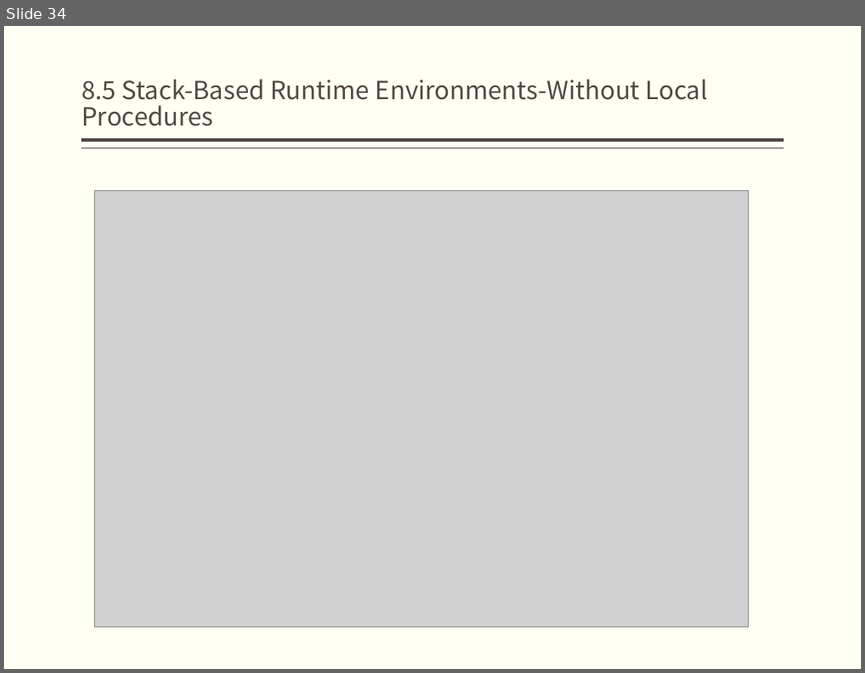
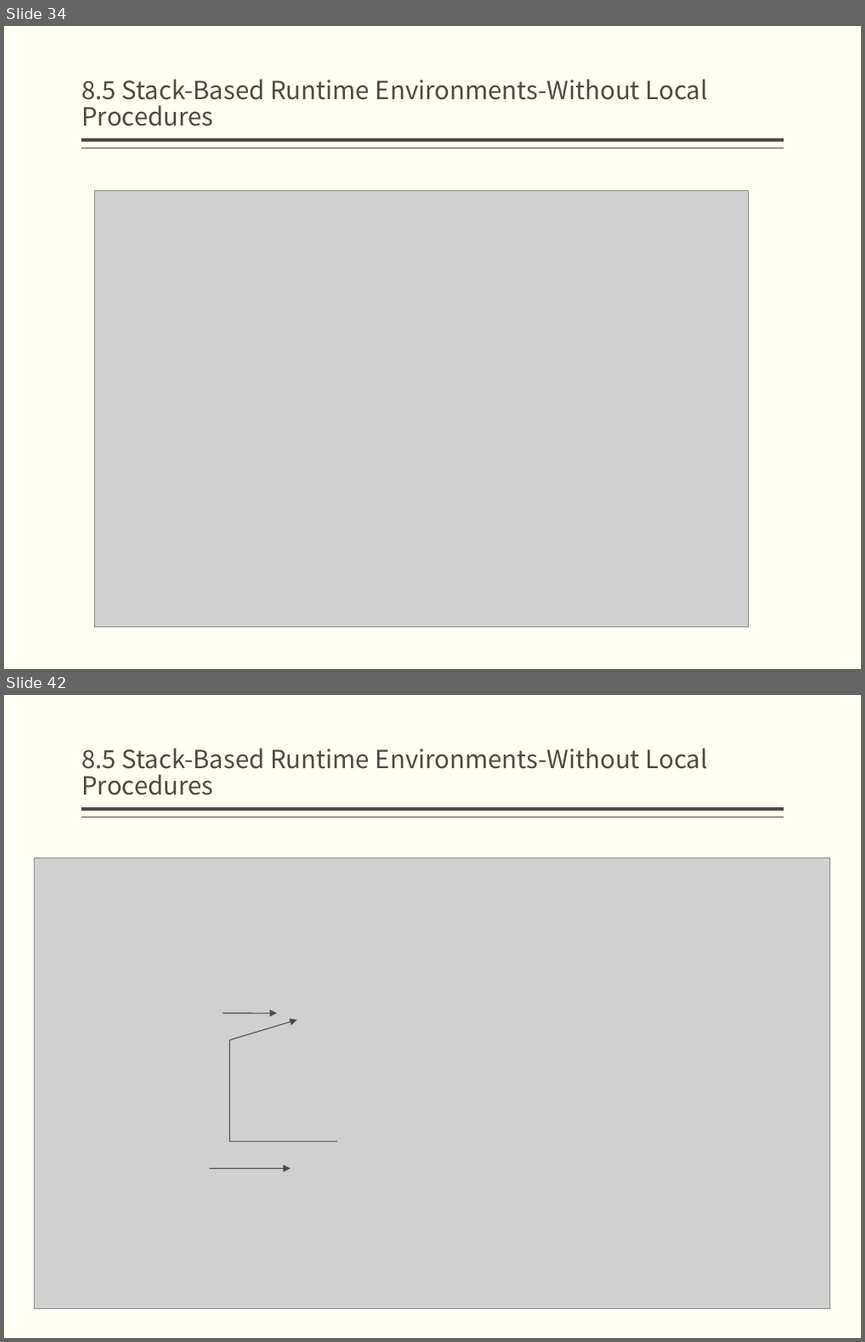
Before and after one commit to jz81/jz81.github.io, a slide deck: course/compiler/lecture/(Spring2020)Lecture8.pptx. Shown one above the other, each under a label of ours: slide 34 before the commit, slides 34 and 42 after it; the slides between them are not shown. The pictures are 865x673 and 865x1342 pixels, drawn with LibreOffice and Linux fonts; fonts in the diff are those of the drawing; grey boxes stand for pictures. Boxes give left, top, right and bottom in pixels: in the first picture for what was removed or moved away, otherwise in the second. Text is boxed around its words. In the diff, an @@ line names an element or a change of style, - is before the commit and + after.

```diff
--- a/course/compiler/lecture/(Spring2020)Lecture8.pptx
+++ b/course/compiler/lecture/(Spring2020)Lecture8.pptx
@@ slide 42 added at [4, 695, 861, 1338], background #FFFFF3; not listed: 2 template elements that a slide beside it also shows @@
@@ title added at [81, 748, 708, 795], 21 pt, text #514843 @@
+8.5 Stack-Based Runtime Environments-Without Local Procedures
@@ picture added at [34, 858, 830, 1309] @@
@@ arrow added from (222, 1013) to (277, 1013), #514843 0.75 pt @@
@@ arrow added from (229, 1039) to (297, 1020), #514843 0.75 pt @@
@@ line added from (229, 1141) to (229, 1039), #514843 0.75 pt @@
@@ line added from (337, 1141) to (229, 1141), #514843 0.75 pt @@
@@ arrow added from (210, 1168) to (290, 1168), #514843 0.75 pt @@
```
Also in this commit, not shown: 1 slide changed, 28 other slides added.
